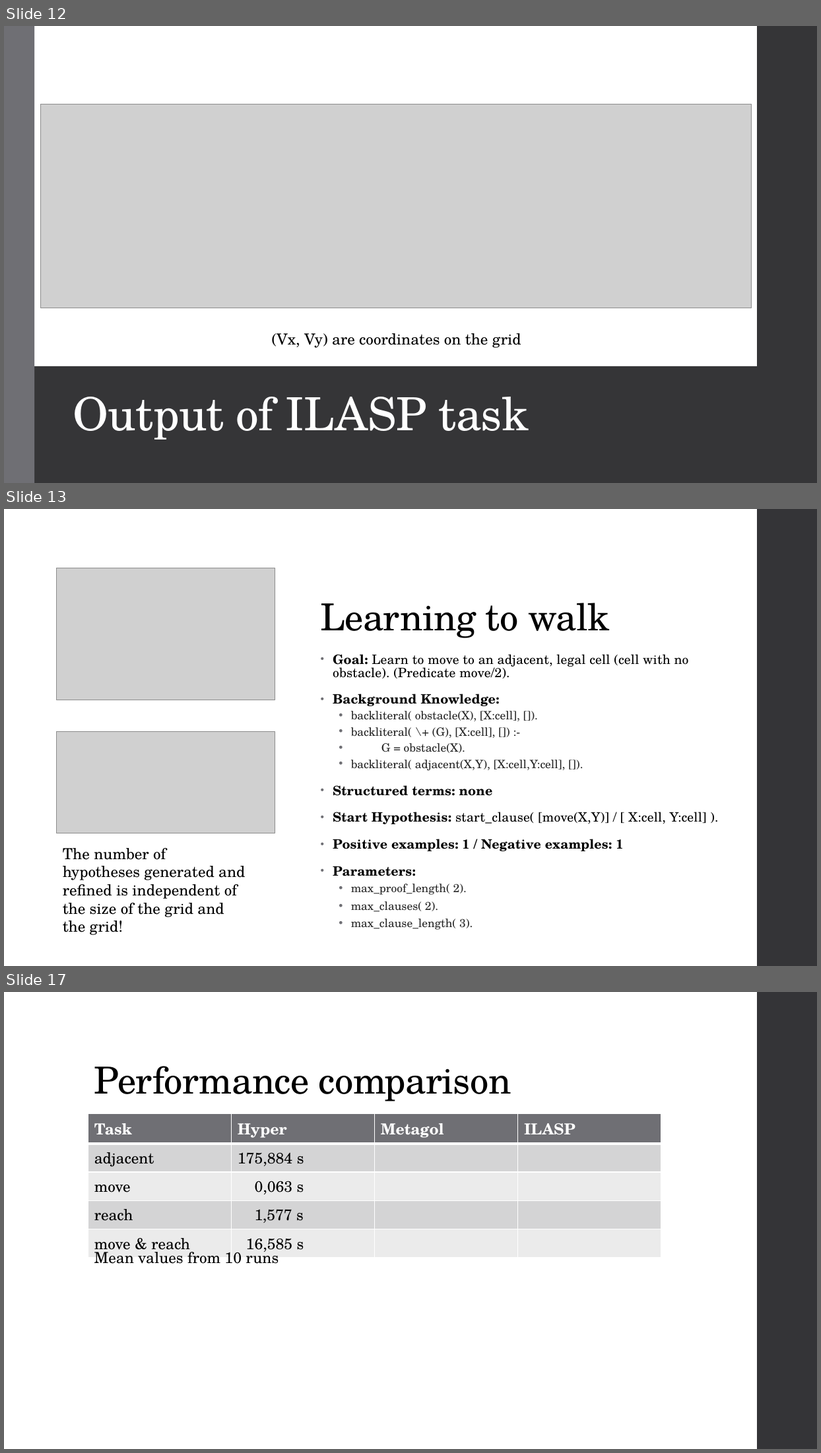
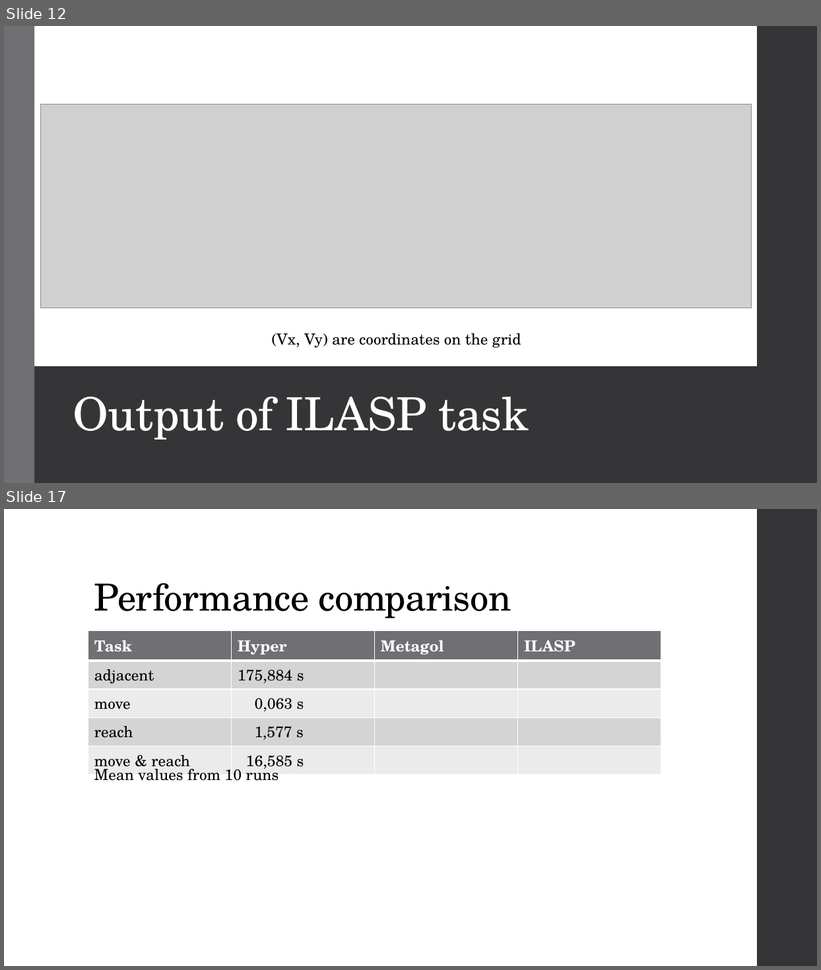
Before and after one commit to Alex-Dell1/ATAI_Maze_Project, a slide deck: ATAI_Presentation ILASP.pptx. Shown one above the other, each under a label of ours: slides 12, 13 and 17 before the commit, slides 12 and 17 after it; the slides between them are not shown. The pictures are 821x1453 and 821x970 pixels, drawn with LibreOffice and Linux fonts; fonts in the diff are those of the drawing; grey boxes stand for pictures. Boxes give left, top, right and bottom in pixels: in the first picture for what was removed or moved away, otherwise in the second. Text is boxed around its words. In the diff, an @@ line names an element or a change of style, - is before the commit and + after.

```diff
--- a/ATAI_Presentation ILASP.pptx
+++ b/ATAI_Presentation ILASP.pptx
@@ slide 13 removed at (4,509,817,966), background #FFFFFF; not listed: 1 template element that a slide beside it also shows @@
@@ picture removed at (56,568,275,700) @@
@@ title removed at (321,603,610,638) @@
-Learning to walk
@@ text removed at (333,654,707,930) @@
-• Goal: Learn to move to an adjacent, legal cell (cell with no obstacle). (Predicate move/2).
-• Background Knowledge:
-  • backliteral( obstacle(X), [X:cell], []).
-  • backliteral( \+ (G), [X:cell], []) :-
-  • G = obstacle(X).
-  • backliteral( adjacent(X,Y), [X:cell,Y:cell], []).
-• Structured terms: none
-• Start Hypothesis: start_clause( [move(X,Y)] / [ X:cell, Y:cell] ).
-• Positive examples: 1 / Negative examples: 1
-• Parameters:
-  • max_proof_length( 2).
-  • max_clauses( 2).
-  • max_clause_length( 3).
@@ picture removed at (56,731,275,834) @@
@@ text removed at (63,848,245,935) @@
-The number of hypotheses generated and refined is independent of the size of the grid and the grid!
```
Also in this commit, not shown: 2 slides changed, 4 slides added, 3 other slides removed, 4 other files.
